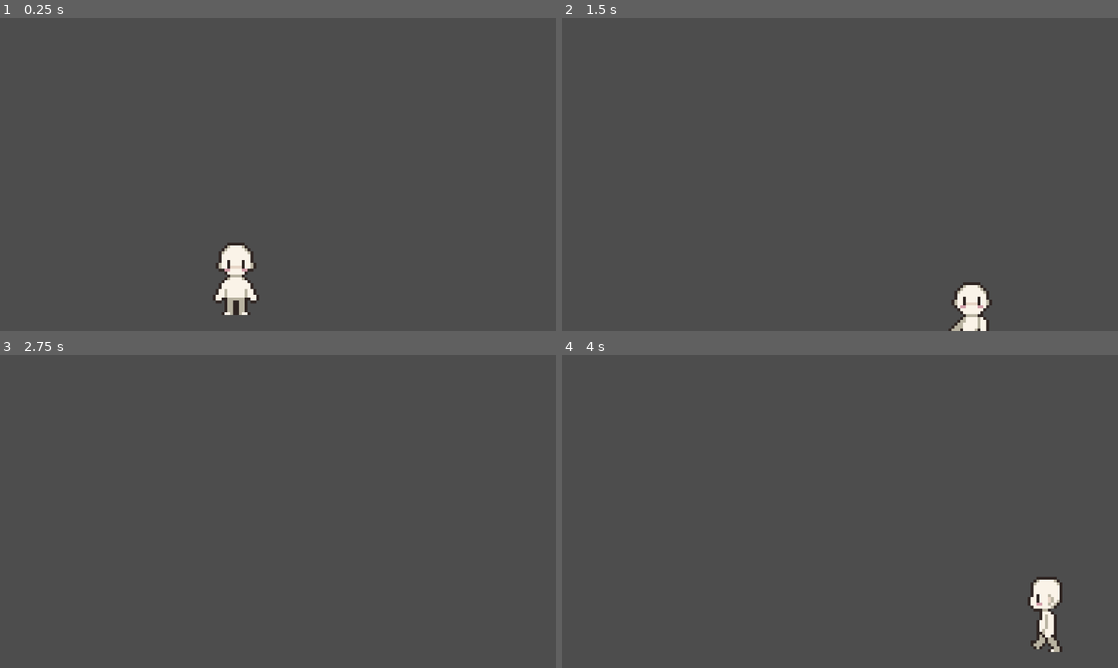
Above: before the commit, frames 1-4 (two rows, left to right).
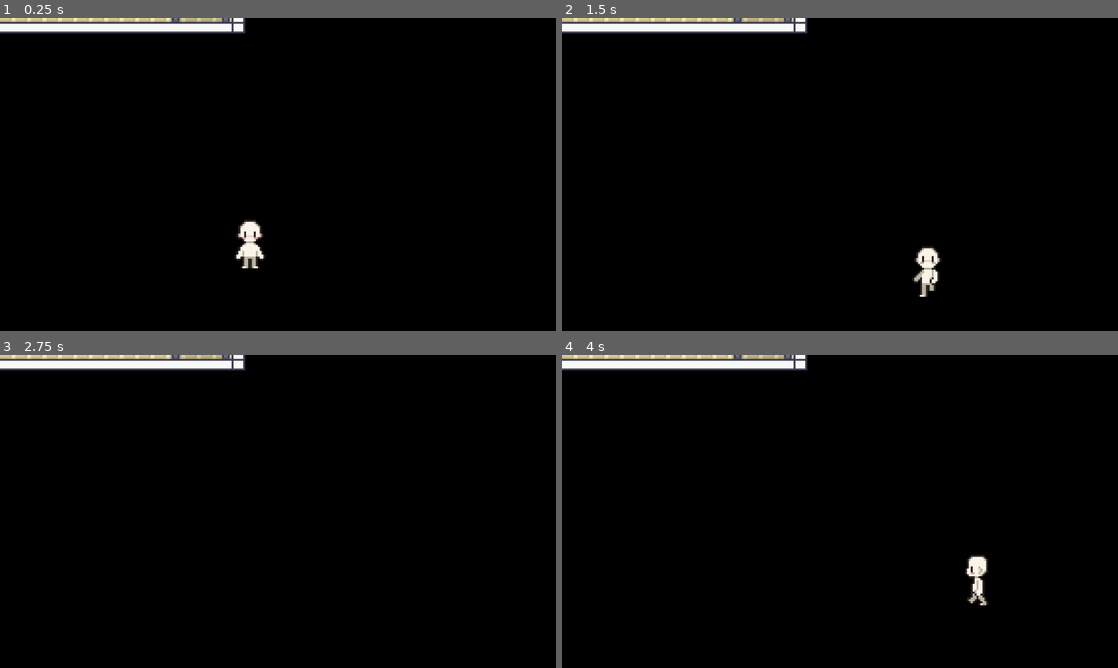
Above: after the commit, the same moments.

Repository: antarux-dev/gamejam-2026
Game: Godot game, scene res://scenes/game.tscn
The game is run twice, just before and just after one commit, with the same random seed, the same clock (stepped at 60 frames per second) and the same inputs.
Inputs:
- Up to frame 1 (0.25 s): no input
- Up to frame 2 (1.5 s): tap Enter at 0.5 s; hold Right (movement_right) 0.53-1.28 s; hold Down (movement_down) from 1.28 s (still down)
- Up to frame 3 (2.75 s): release Down (movement_down) at 2.03 s; hold Right (movement_right) from 2.03 s (still down)
- Up to frame 4 (4 s): tap Space at 2.75 s; release Right (movement_right) at 2.78 s; hold Up (movement_up) 2.78-3.53 s; hold Left (movement_left) from 3.53 s (still down)

The runs differ from the first frame. In frame 1, 100% of the frame differs, in the area x 0-100%, y 0-100%; in frame 2, 100%; in frame 3, 100%; in frame 4, 100%.

Commit message:
Main background update

Diff:
--- a/project.godot
+++ b/project.godot
@@ -55,3 +55,4 @@
 rendering_device/driver.windows="d3d12"
 renderer/rendering_method="gl_compatibility"
 renderer/rendering_method.mobile="gl_compatibility"
+environment/defaults/default_clear_color=Color(0, 0, 0, 1)
--- a/scenes/game.tscn
+++ b/scenes/game.tscn
@@ -6,7 +6,7 @@
 [node name="Node2D" type="Node2D" unique_id=572378975]
 
 [node name="Camera2D" type="Camera2D" parent="." unique_id=770224462]
-zoom = Vector2(3, 3)
+zoom = Vector2(2, 2)
 
 [node name="Node2D" parent="." unique_id=833336106 instance=ExtResource("1_yqjtg")]
 position = Vector2(-336, -163)
